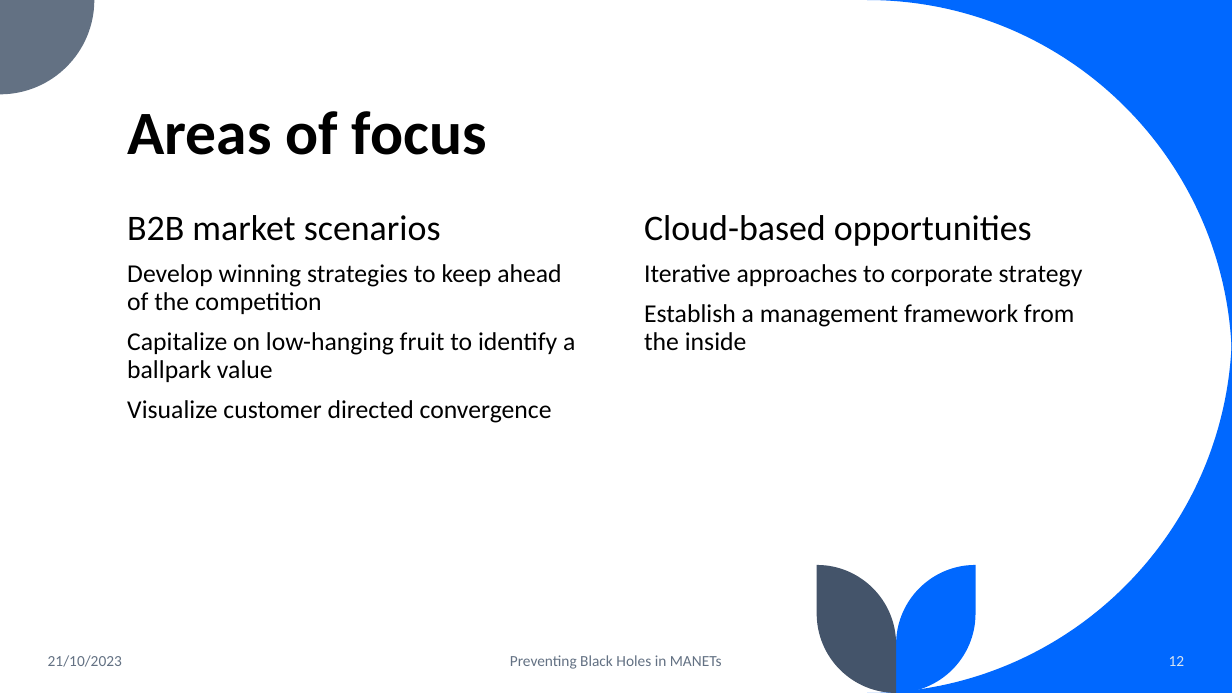
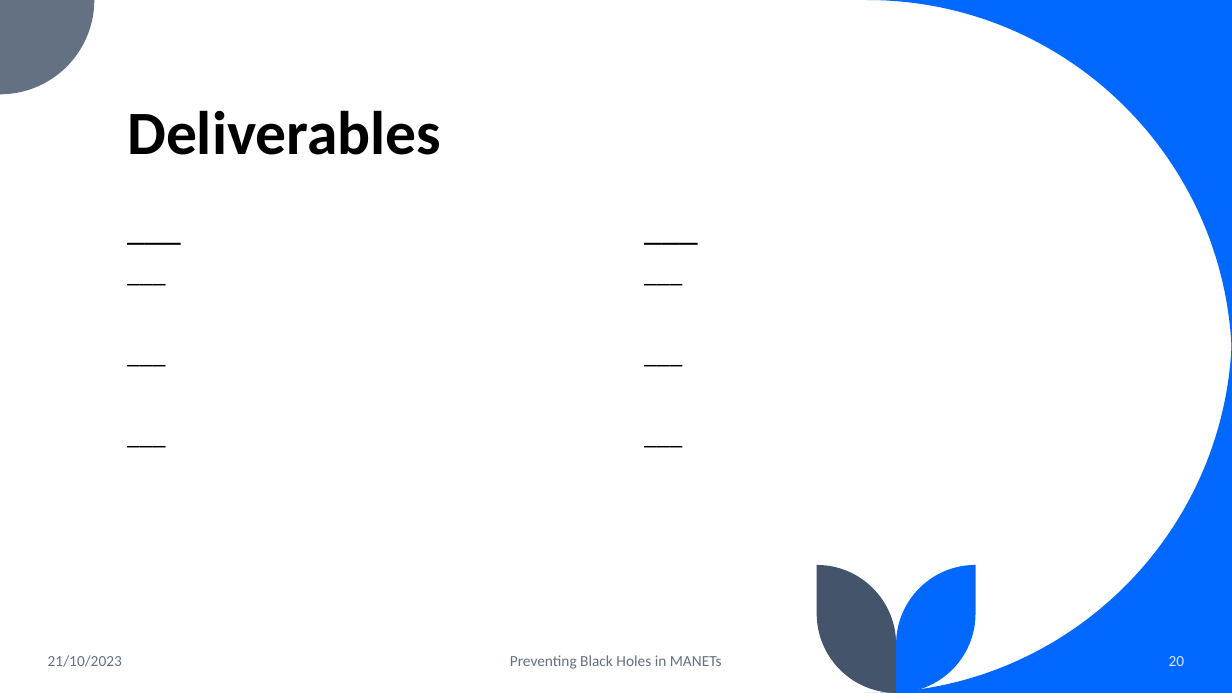
Before and after one commit to capstone11522manet/Manet11522-23-16, a slide deck: slide 20 of Presentation/Presentation.pptx (slide 12 before the commit). Drawn at 1232x693 pixels with LibreOffice and Linux fonts; fonts in the diff are those of the drawing. Boxes give left, top, right and bottom in pixels: in the first picture for what was removed or moved away, otherwise in the second. Text is boxed around its words. In the diff, an @@ line names an element or a change of style, - is before the commit and + after.

```diff
--- a/Presentation/Presentation.pptx
+++ b/Presentation/Presentation.pptx
@@ title at [127, 110, 441, 155]: text changed @@
-Areas of focus
+Deliverables
@@ text at [127, 215, 441, 241]: text changed @@
-B2B market scenarios
+___
@@ text at [644, 215, 1032, 246]: text changed @@
-Cloud-based opportunities
+___
@@ text at [127, 264, 575, 423]: text changed @@
-Develop winning strategies to keep ahead of the competition
-Capitalize on low-hanging fruit to identify a ballpark value
-Visualize customer directed convergence
+___
+___
+___
@@ text at [644, 264, 1083, 350]: text changed @@
-Iterative approaches to corporate strategy
-Establish a management framework from the inside
+___
+___
+___
@@ page number at [1169, 656, 1185, 666]: text changed @@
-12
+20
```
Also in this commit, not shown: 5 other slides changed, 13 slides added, 2 slides removed.
